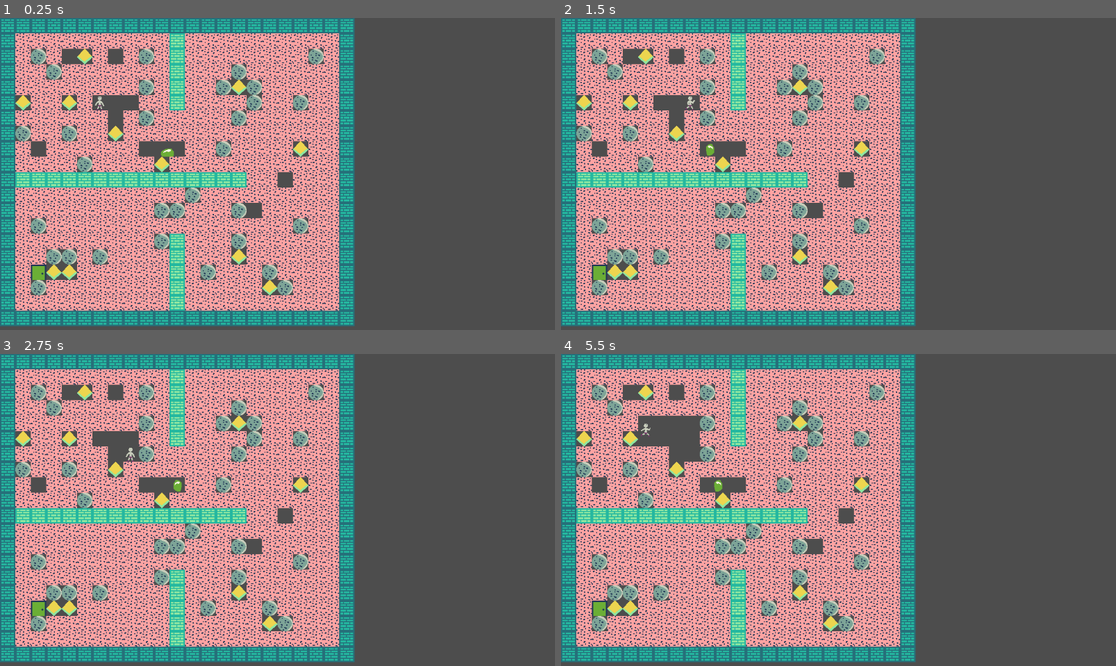
Above: before the commit, frames 1-4 (two rows, left to right).
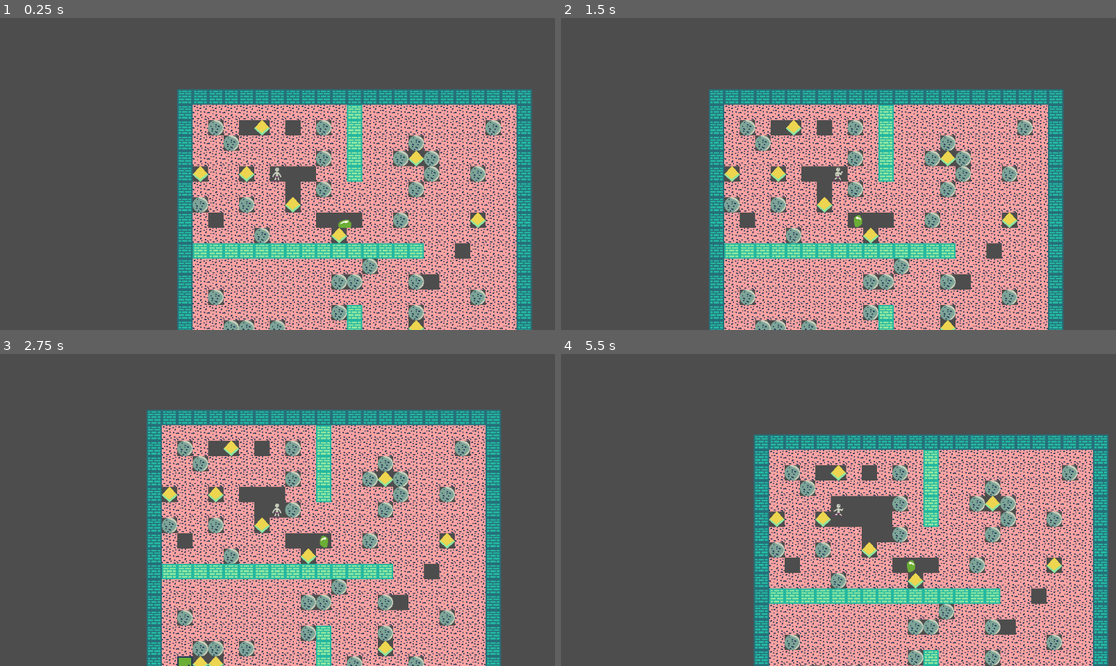
Above: after the commit, the same moments.

Repository: Datoh/OneCloneAMonth-2024-01-Boulder-Dash
Game: Godot game, scene res://scenes/levels/level_001.tscn
The game is run twice, just before and just after one commit, with the same random seed, the same clock (stepped at 60 frames per second) and the same inputs.
Inputs:
- Up to frame 1 (0.25 s): no input
- Up to frame 2 (1.5 s): hold Right (ui_right) 0.53-1.28 s; hold Down (ui_down) from 1.28 s (still down)
- Up to frame 3 (2.75 s): release Down (ui_down) at 2.03 s; hold Right (ui_right) from 2.03 s (still down)
- Up to frame 4 (5.5 s): release Right (ui_right) at 2.78 s; hold Up (ui_up) 2.78-3.53 s; hold Left (ui_left) 3.53-5.03 s; hold Down (ui_down) from 5.03 s (still down)

The runs differ from the first frame. In frame 1, 78% of the frame differs, in the area x 0-96%, y 0-100%; in frame 2, 74%; in frame 3, 74%; in frame 4, 79%, in the area x 0-99%, y 0-100%.
Error after the commit: Attempt to call function 'get_used_rect' in base 'null instance' on a null instance. (res://scenes/level.gd:33)

Commit message:
Add camera

Diff:
--- a/scenes/level.gd
+++ b/scenes/level.gd
@@ -26,6 +26,15 @@
   for monster in get_tree().get_nodes_in_group("monster"):
     monster.player = _player
     monster.area_entered.connect(_on_monster_area_entered)
+  _set_camera_limits()
+
+
+func _set_camera_limits():
+    var map_limits = %TileMap.get_used_rect()
+    _player.camera.limit_left = map_limits.position.x * TILE_SIZE
+    _player.camera.limit_right = map_limits.end.x * TILE_SIZE
+    _player.camera.limit_top = map_limits.position.y * TILE_SIZE
+    _player.camera.limit_bottom = map_limits.end.y * TILE_SIZE
 
 
 func _on_monster_area_entered(area: Area2D):
--- a/scenes/player.gd
+++ b/scenes/player.gd
@@ -6,6 +6,7 @@
 @onready var ray_cast_2d = $RayCast2D
 @onready var ray_cast_2d_all = $RayCast2DAll
 @onready var sprite_2d = $Sprite2D
+@onready var camera: Camera2D = $Camera2D
 
 signal move(node: Node2D, node_up: Node2D)
 signal moved(node: Node2D)
--- a/scenes/player.tscn
+++ b/scenes/player.tscn
@@ -84,5 +84,7 @@
 [node name="CollisionShape2D" type="CollisionShape2D" parent="."]
 shape = SubResource("RectangleShape2D_vdhit")
 
+[node name="Camera2D" type="Camera2D" parent="."]
+
 [connection signal="move_to" from="MoveComponent" to="." method="_on_move_component_move_to"]
 [connection signal="moved" from="MoveComponent" to="." method="_on_move_component_moved"]
